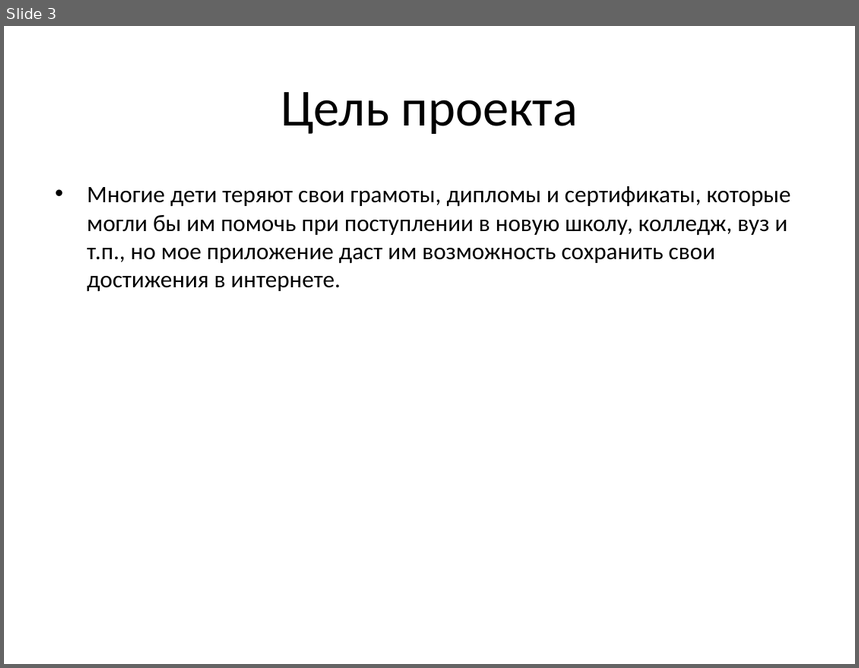
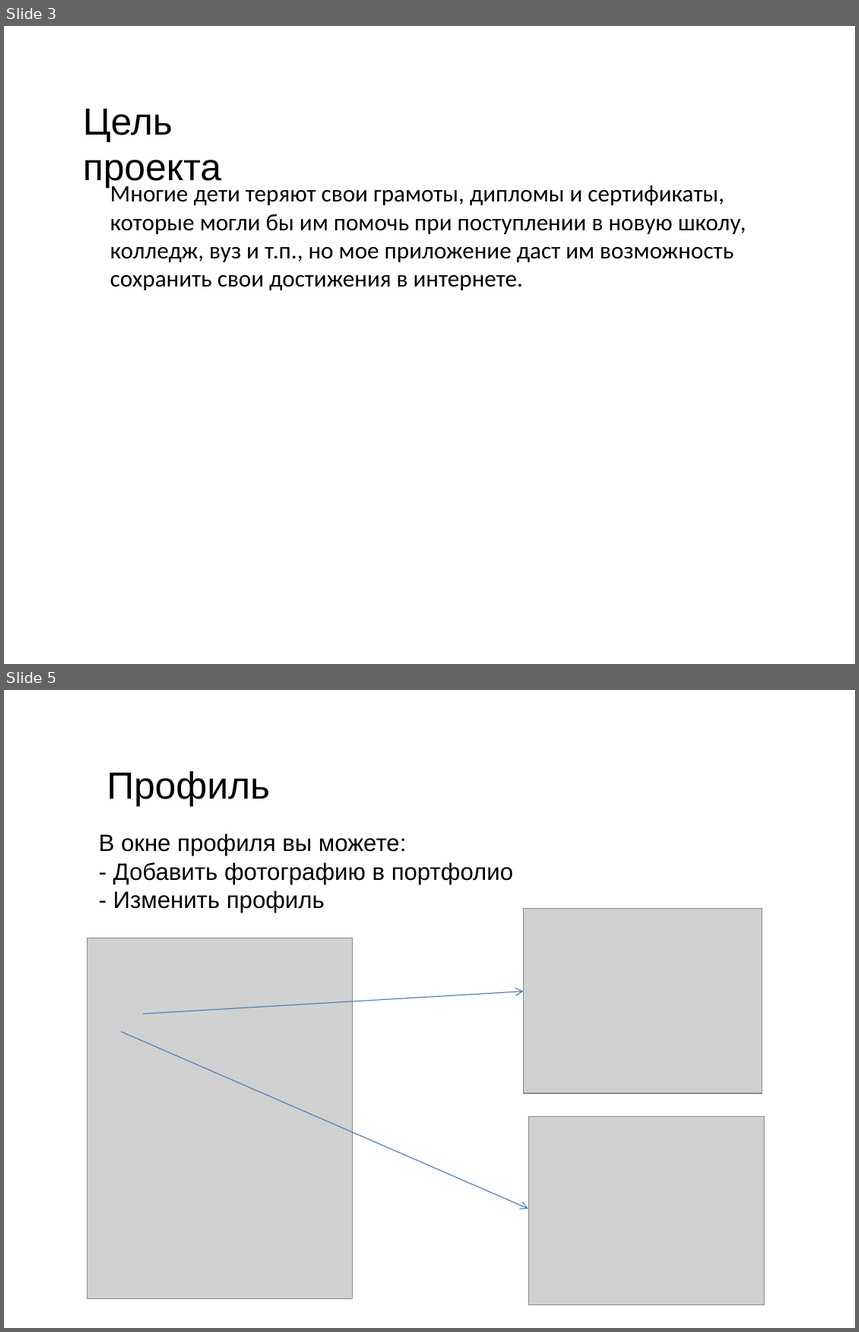
Before and after one commit to OCCCAS/Yandex, a slide deck: resources/PortSave.pptx. Shown one above the other, each under a label of ours: slide 3 before the commit, slides 3 and 5 after it; the slides between them are not shown. The pictures are 859x668 and 859x1332 pixels, drawn with LibreOffice and Linux fonts; fonts in the diff are those of the drawing; grey boxes stand for pictures; background and template pictures are left out. Boxes give left, top, right and bottom in pixels: in the first picture for what was removed or moved away, otherwise in the second. Text is boxed around its words. In the diff, an @@ line names an element or a change of style, - is before the commit and + after.

```diff
--- a/resources/PortSave.pptx
+++ b/resources/PortSave.pptx
@@ slide 5 added at (4,690,855,1328), background picture (left out) @@
@@ text added at (107,771,270,806), 32 pt, text #000000 @@
+Профиль
@@ text added at (99,834,513,913), 20 pt, text #000000 @@
+В окне профиля вы можете:
+- Добавить фотографию в портфолио
+- Изменить профиль
@@ picture added at (523,909,762,1094) @@
@@ picture added at (88,938,352,1299) @@
@@ freeform shape added at (143,991,523,1014), outline #4A7EBB 0.75 pt @@
@@ freeform shape added at (122,1032,528,1209), outline #4A7EBB 0.75 pt @@
@@ picture added at (528,1116,765,1306) @@
@@ slide 3 changed as well @@
@@ text "Цель проекта": place and size @@
-text "Цель проекта" at (281,92,579,134)
+text "Цель проекта" at (83,108,221,188)
@@ text "Цель проекта" at (83,108,221,188): size 44 to 32 pt, font Calibri to Arial; alignment centre to left; vertical alignment middle to top @@
@@ text "Многие дети теряют свои грамоты, ...": place and size @@
-text "Многие дети теряют свои грамоты, ..." at (87,186,791,291)
+text "Многие дети теряют свои грамоты, ..." at (110,186,747,290)
@@ text "Многие дети теряют свои грамоты, ..." at (110,186,747,290): bullet • to none @@
```
Also in this commit, not shown: 1 other slide changed, 5 other slides added, 5 slides removed.
